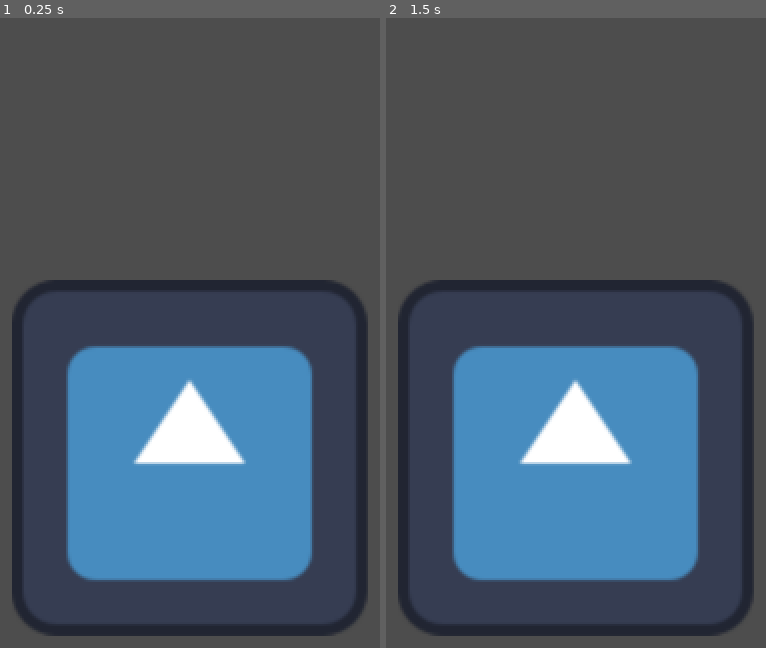
Above: before the commit, frames 1-2 (left to right).
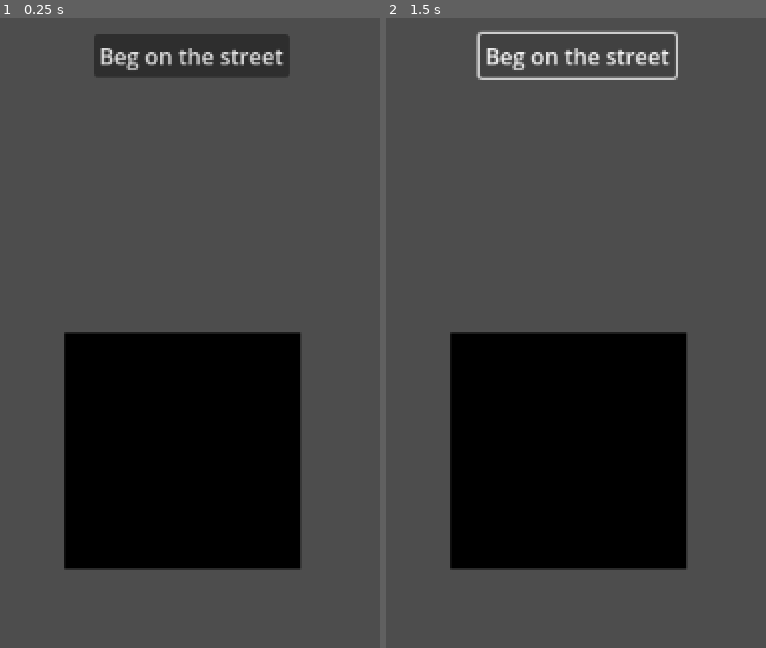
Above: after the commit, the same moments.

Repository: Codex-Ex-Machina/Forbidden-Valley
Game: Godot game, scene res://Scenes/main_scene.tscn
The game is run twice, just before and just after one commit, with the same random seed, the same clock (stepped at 60 frames per second) and the same inputs. Before the commit the project has no main scene; this scene is started directly in both runs. The engine's default icon, where the game draws it, is replaced by a stand-in: a white triangle on a blue panel in a dark square.
Inputs:
- Up to frame 1 (0.25 s): no input
- Up to frame 2 (1.5 s): click "Beg on the street" at 0.5 s; click "Beg on the street" at 1.25 s

The runs differ from the first frame. In frame 1, 36% of the frame differs, in the area x 3-97%, y 2-99%; in frame 2, 34%.

Commit message:
testing scenes

Diff:
--- /dev/null
+++ b/Godot_frontend/forbidden-valley/Scenes/globe_scene.tscn
@@ -0,0 +1,12 @@
+[gd_scene load_steps=2 format=3 uid="uid://bsaivf0kwqkhh"]
+
+[sub_resource type="BoxMesh" id="BoxMesh_tw7jp"]
+
+[node name="GlobeScene" type="Node3D"]
+
+[node name="Camera3D" type="Camera3D" parent="."]
+keep_aspect = 0
+
+[node name="MeshInstance3D" type="MeshInstance3D" parent="."]
+transform = Transform3D(1, 0, 0, 0, 1, 0, 0, 0, 1, 0, 0, -2.4576073)
+mesh = SubResource("BoxMesh_tw7jp")
--- a/Godot_frontend/forbidden-valley/Scenes/main_scene.tscn
+++ b/Godot_frontend/forbidden-valley/Scenes/main_scene.tscn
@@ -1,6 +1,6 @@
 [gd_scene load_steps=2 format=3 uid="uid://cm1q0b326h8w2"]
 
-[ext_resource type="Texture2D" uid="uid://bea6u7hjci32f" path="res://Assets/images/icon.svg" id="1_52fb6"]
+[ext_resource type="PackedScene" uid="uid://bsaivf0kwqkhh" path="res://Scenes/globe_scene.tscn" id="1_52fb6"]
 
 [node name="MainScene" type="Node2D"]
 
@@ -8,12 +8,24 @@
 
 [node name="Button" type="Button" parent="."]
 offset_left = -65.0
-offset_top = -14.0
+offset_top = -308.0
 offset_right = 76.0
-offset_bottom = 17.0
+offset_bottom = -277.0
 text = "Beg on the street"
 
-[node name="Icon" type="Sprite2D" parent="."]
-position = Vector2(4, -3)
-scale = Vector2(2, 2)
-texture = ExtResource("1_52fb6")
+[node name="Control" type="Control" parent="."]
+layout_mode = 3
+anchors_preset = 0
+offset_right = 40.0
+offset_bottom = 40.0
+
+[node name="SubViewportContainer" type="SubViewportContainer" parent="Control"]
+layout_mode = 0
+offset_left = -257.0
+offset_top = -264.0
+offset_right = -217.0
+offset_bottom = -224.0
+
+[node name="SubViewport" type="SubViewport" parent="Control/SubViewportContainer"]
+
+[node name="GlobeScene" parent="Control/SubViewportContainer/SubViewport" instance=ExtResource("1_52fb6")]
--- a/Godot_frontend/forbidden-valley/project.godot
+++ b/Godot_frontend/forbidden-valley/project.godot
@@ -11,6 +11,7 @@
 [application]
 
 config/name="Forbidden Valley"
+run/main_scene="uid://cm1q0b326h8w2"
 config/features=PackedStringArray("4.5", "GL Compatibility")
 config/icon="res://Assets/images/icon.svg"
 
